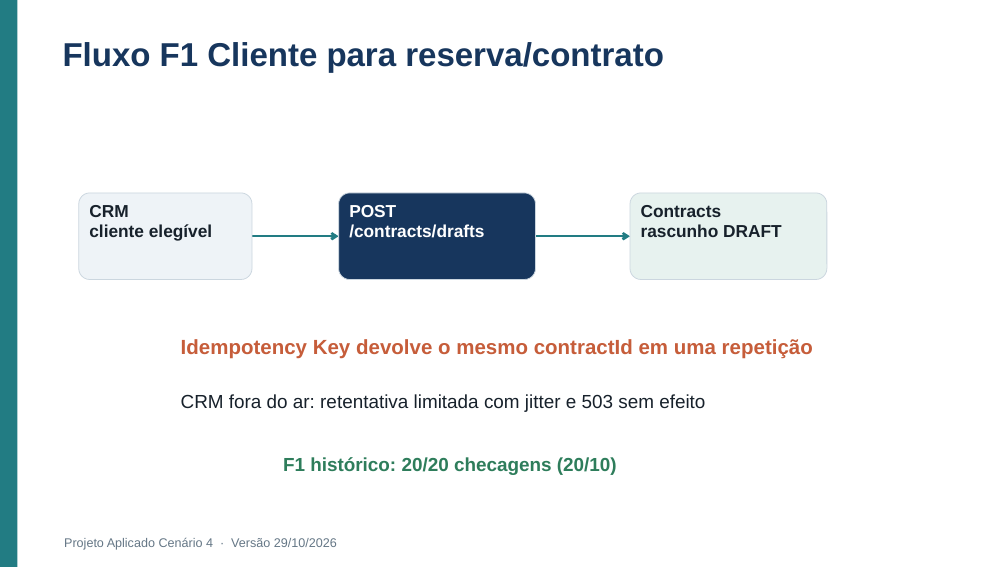
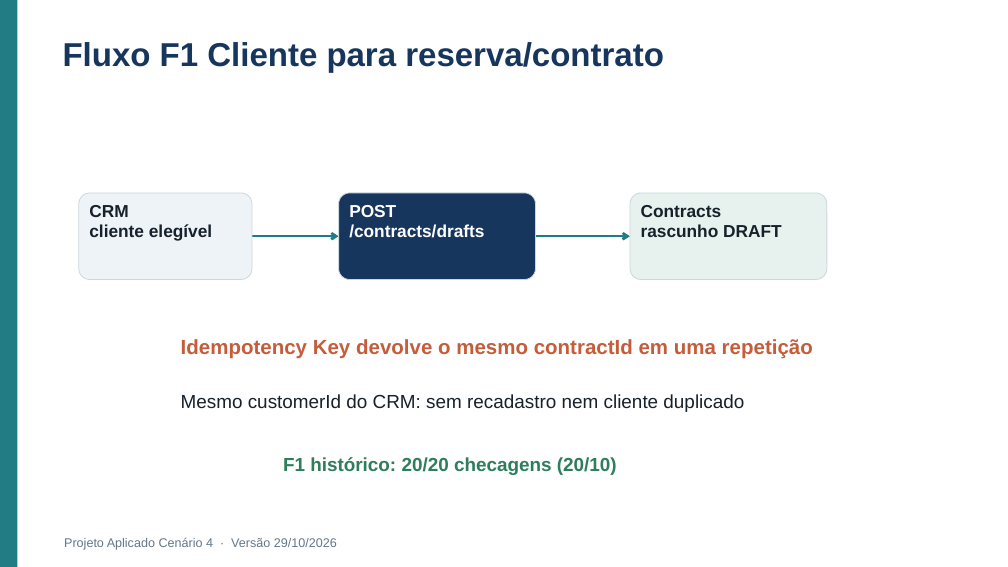
Before and after one commit to Roger-Quinelato/projetoAplicado7, a slide deck: slide 10 of output/Apresentacao_Cenario_4.pptx. Drawn at 1008x567 pixels with LibreOffice and Linux fonts; fonts in the diff are those of the drawing. Boxes give left, top, right and bottom in pixels: in the first picture for what was removed or moved away, otherwise in the second. Text is boxed around its words. In the diff, an @@ line names an element or a change of style, - is before the commit and + after.

Commit message:
docs: ADR-006 não adotado e retirada dos agentes cavecrew/caveman
- ADR-006 marcado como não adotado: com a demonstração local e o CRM no
  mesmo processo, a leitura resiliente não tem efeito real. O adaptador e
  os testes permanecem como evolução para um CRM externo; README, matriz,
  cronograma, estado, relatório e slides deixam de apresentá-lo.
- Removidos os agentes cavecrew-* e as skills cavecrew, caveman e
  caveman-commit (e o skills-lock.json), que podiam ocupar o lugar do
  archcorp-qa ou comprimir textos em português.
- Relatório (20 páginas) e slides gerados de novo.

```diff
--- a/output/Apresentacao_Cenario_4.pptx
+++ b/output/Apresentacao_Cenario_4.pptx
@@ text at (181,394,744,412): text changed @@
-CRM fora do ar: retentativa limitada com jitter e 503 sem efeito
+Mesmo customerId do CRM: sem recadastro nem cliente duplicado
```
Also in this commit, not shown: 22 other files.
